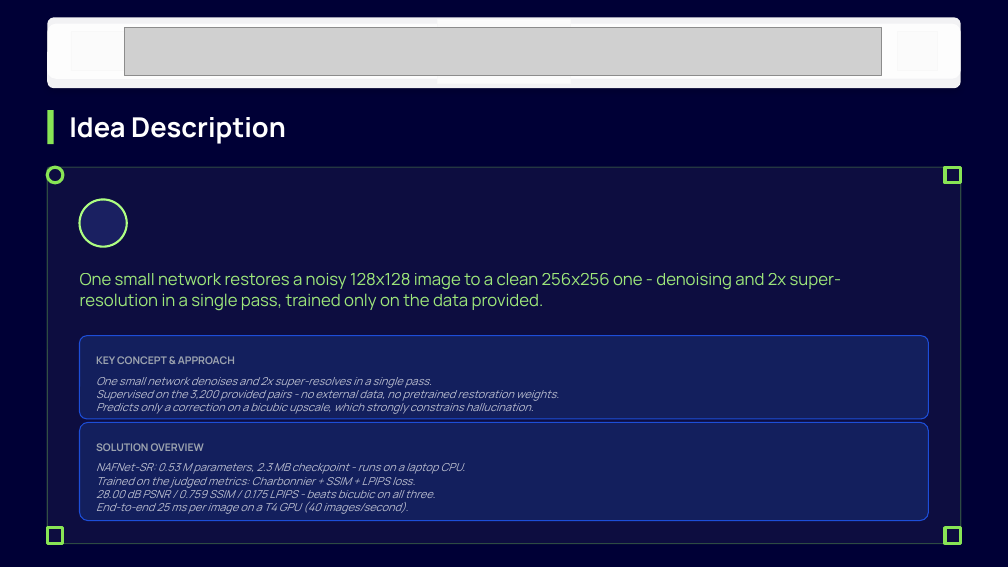
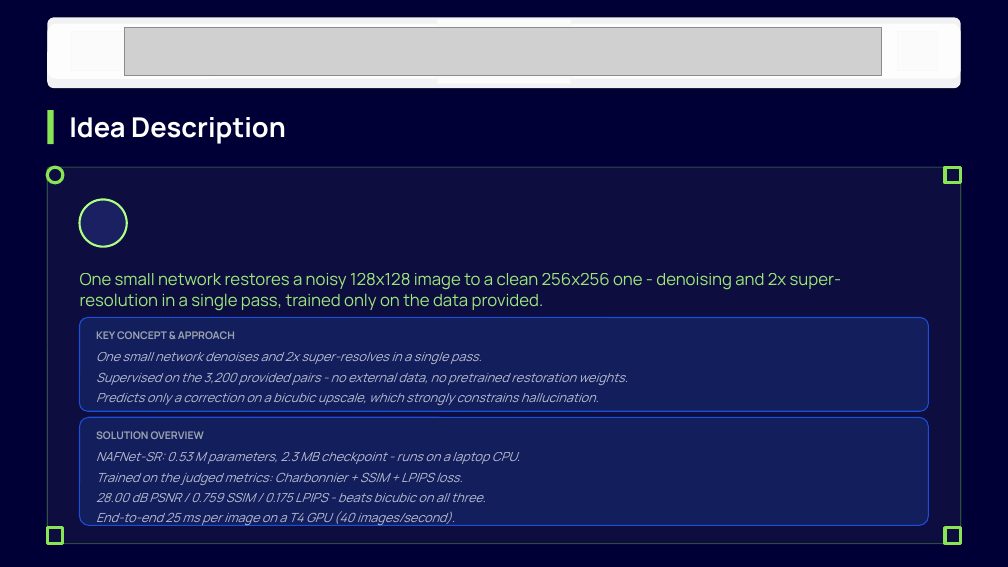
Before and after one commit to prakharbajaj1551/semicon-image-restoration, a slide deck: slide 3 of BYTE BRIGADE_PS01.pptx. Drawn at 1008x567 pixels with LibreOffice and Linux fonts; fonts in the diff are those of the drawing; grey boxes stand for pictures; background and template pictures are left out. Boxes give left, top, right and bottom in pixels: in the first picture for what was removed or moved away, otherwise in the second. Text is boxed around its words. In the diff, an @@ line names an element or a change of style, - is before the commit and + after.

```diff
--- a/BYTE BRIGADE_PS01.pptx
+++ b/BYTE BRIGADE_PS01.pptx
@@ rounded rectangle: place and size @@
-rounded rectangle at [79,336,929,419]
+rounded rectangle at [79,318,929,411]
@@ text "KEY CONCEPT & APPROACH": place and size @@
-text "KEY CONCEPT & APPROACH" at [96,356,235,364]
+text "KEY CONCEPT & APPROACH" at [96,331,235,339]
@@ text "One small network denoises and ..." at [96,352,628,405]: size 10.5 to 12 pt; more space between paragraphs @@
@@ text "One small network denoises and ...": place and size @@
-text "One small network denoises and ..." at [96,377,559,414]
+text "One small network denoises and ..." at [96,352,628,405]
@@ rounded rectangle: place and size @@
-rounded rectangle at [79,423,929,521]
+rounded rectangle at [79,417,929,526]
@@ text "NAFNet-SR: 0.53 M parameters, 2.3 ...": place and size @@
-text "NAFNet-SR: 0.53 M parameters, 2.3 ..." at [96,463,466,514]
+text "NAFNet-SR: 0.53 M parameters, 2.3 ..." at [96,452,520,526]
@@ text "NAFNet-SR: 0.53 M parameters, 2.3 ..." at [96,452,520,526]: size 10.5 to 12 pt; more space between paragraphs @@
@@ text "SOLUTION OVERVIEW": place and size @@
-text "SOLUTION OVERVIEW" at [96,443,204,451]
+text "SOLUTION OVERVIEW" at [96,431,204,439]
```
Also in this commit, not shown: 4 other slides changed, 1 other file.
